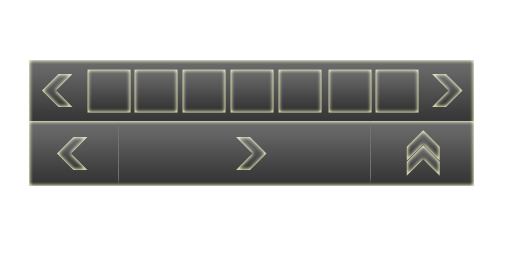
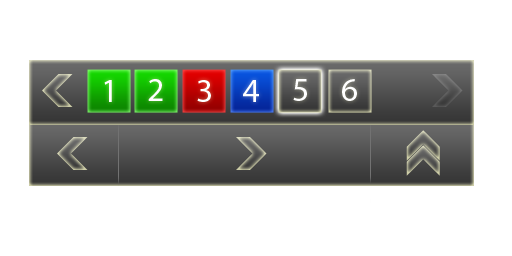
Layered file, before and after one edit (512 × 256). Changes by layer:
renamed "Extension Bar" to "Windows Bar", moved it above "Navigation Bar" over bbox(29, 64, 474, 125)
added group "Window's Text" with 6 layers in group "Windows Bar" over bbox(104, 79, 357, 102)
added layer "6" (1st of 2, in "Windows Bar" › "Window's Text") in group "Window's Text" over bbox(342, 79, 357, 101)
added layer "5" (1st of 2, in "Windows Bar" › "Window's Text") in group "Window's Text" over bbox(293, 79, 307, 101)
added layer "4" (1st of 2, in "Windows Bar" › "Window's Text") in group "Window's Text" over bbox(243, 80, 259, 102)
added layer "3" (1st of 2, in "Windows Bar" › "Window's Text") in group "Window's Text" over bbox(197, 80, 211, 102)
added layer "2" (1st of 2, in "Windows Bar" › "Window's Text") in group "Window's Text" over bbox(148, 79, 163, 101)
added layer "1" (1st of 2, in "Windows Bar" › "Window's Text") in group "Window's Text" over bbox(104, 80, 112, 102)
removed layer "Shape 3 copy 7" from group "Windows" over bbox(375, 69, 419, 113)
